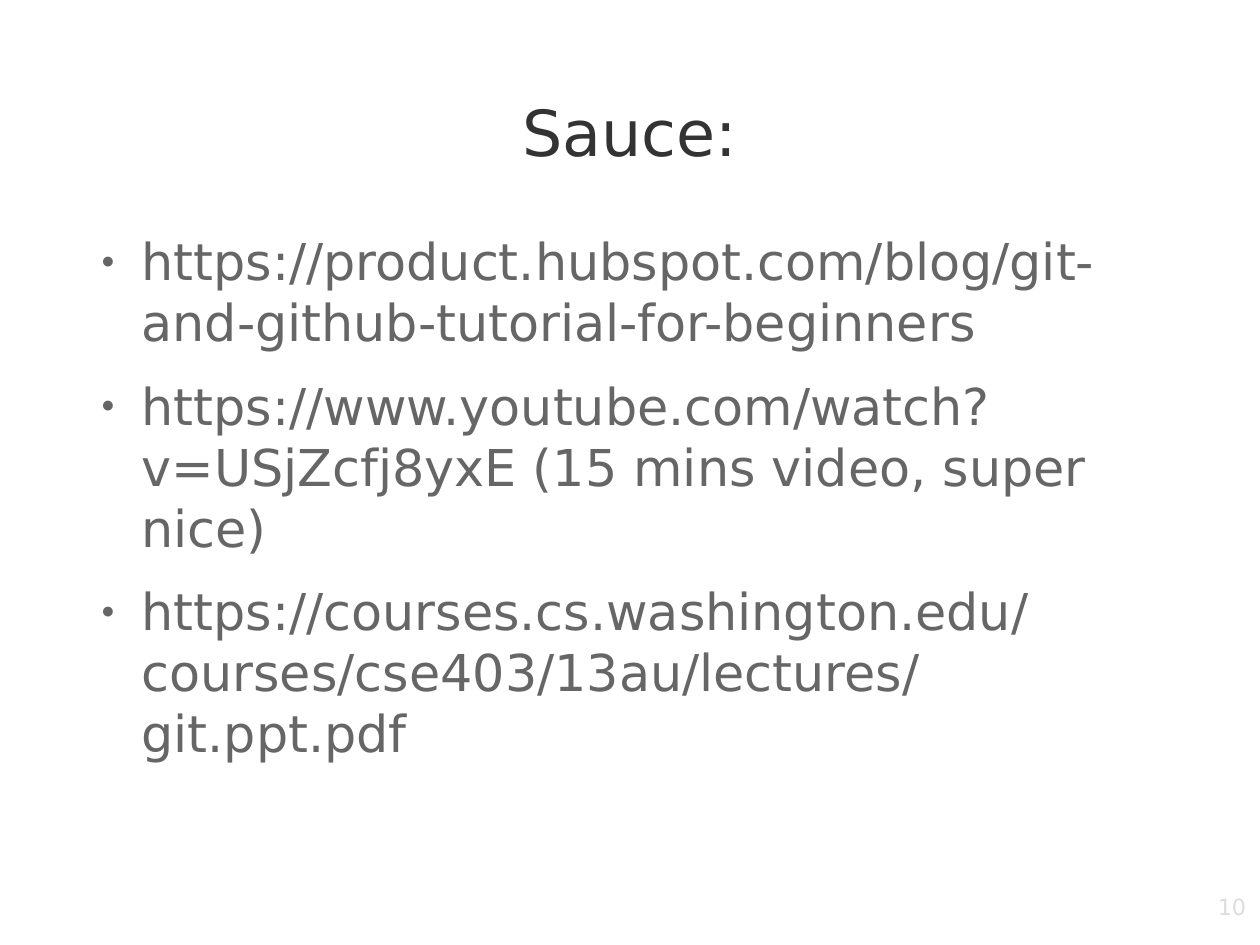
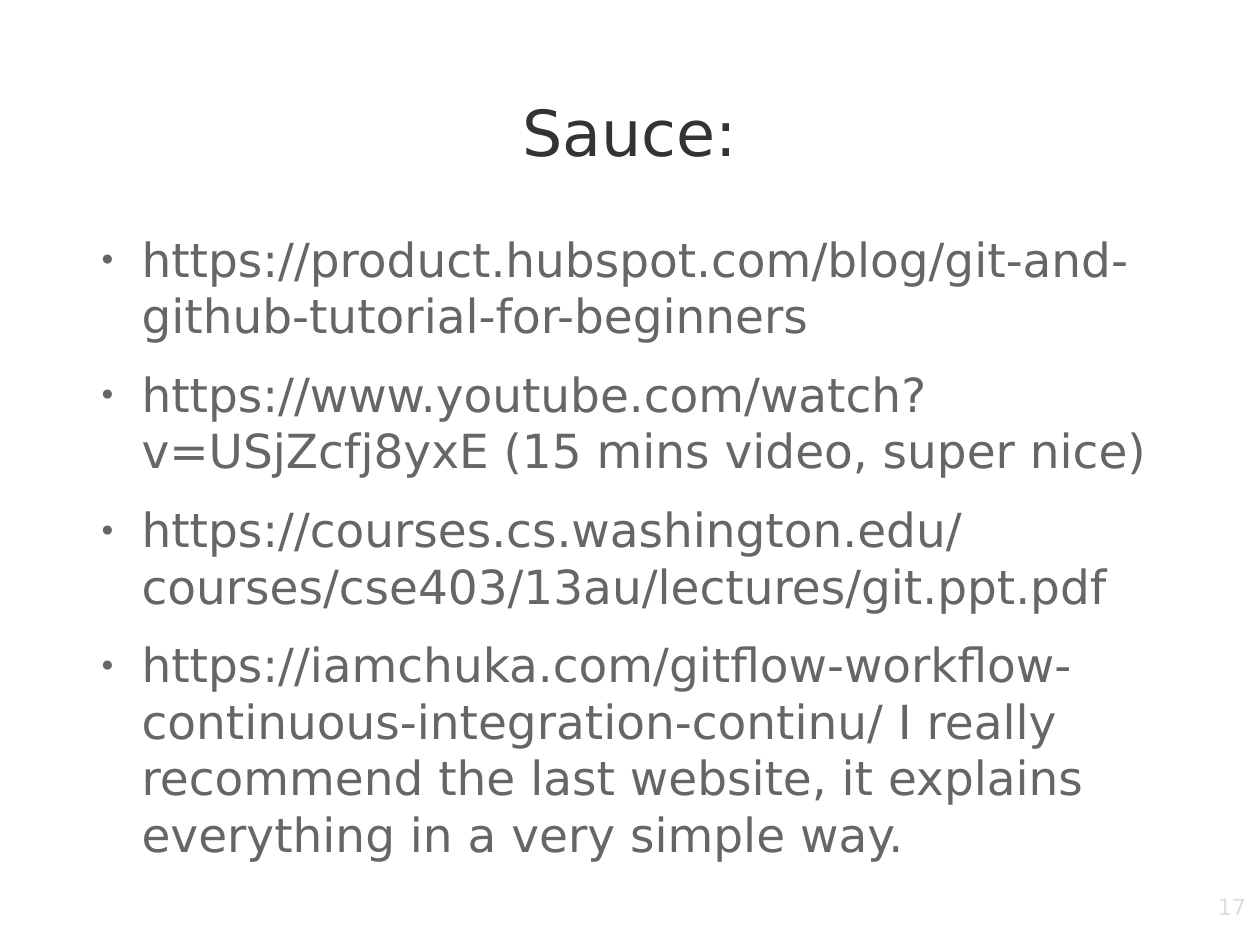
Before and after one commit to jpdibacco/ATI_english_presentation, a slide deck: slide 17 of presentation.odp (slide 10 before the commit). Drawn at 1260x945 pixels with LibreOffice and Linux fonts; fonts in the diff are those of the drawing; background and template pictures are left out. Boxes give left, top, right and bottom in pixels: in the first picture for what was removed or moved away, otherwise in the second. Text is boxed around its words. In the diff, an @@ line names an element or a change of style, - is before the commit and + after.

```diff
--- a/presentation.odp
+++ b/presentation.odp
@@ text at (142, 241, 1146, 614): size 32 to 29.6 pt in "https://product.hubspot.com/blog/git-and-github-tutorial-for ...", "https://www.youtube.com/watch?v=USjZcfj8yxE (15 mins video,  ...", "https://courses.cs.washington.edu/courses/cse403/13au/lectur ..." @@
@@ text at (142, 646, 1083, 862): paragraph added @@
+● https://iamchuka.com/gitflow-workflow-continuous-integration-continu/ I really recommend the last website, it explains everything in a very simple way.
@@ page number at (954, 894, 1247, 945): text changed @@
-10
+17
```
Also in this commit, not shown: 2 other slides changed, 8 slides added, 1 other file.
